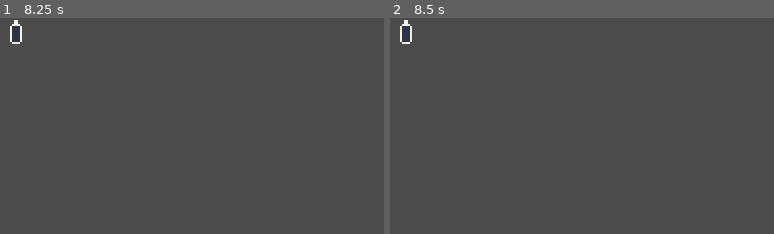
Above: before the commit, frames 1-2 (left to right).
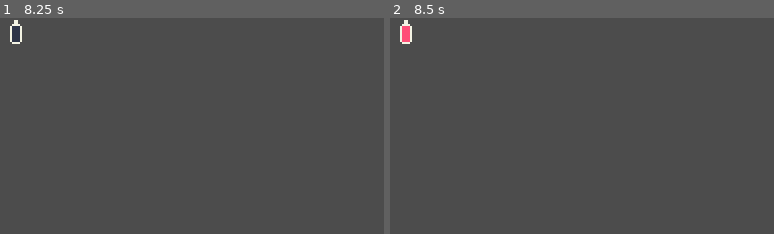
Above: after the commit, the same moments.

Repository: CodePidgy/Time-Step
Game: Godot game, scene res://src/Main/Game.tscn
The game is run twice, just before and just after one commit, with the same random seed, the same clock (stepped at 60 frames per second) and the same inputs.
Inputs (mouse positions are % of the whole screen's width and height, from its top left):
- Up to frame 1 (8.25 s): tap Enter at 0.5 s; move the mouse to (72, 45) at 0.52 s; hold Right mouse button (atk_heavy) 0.53-1.28 s; hold D (move_right) 0.53-2.03 s; tap Space (jump) at 0.77, 1.52, 3.02, 3.77, 4.52, 6.02, 6.77, 7.52 s; move the mouse to (30, 55) at 1.27 s; click (30, 55) at 1.35 s; move the mouse to (60, 28) at 2.02 s; hold A (move_left) 2.03-2.78 s; hold Right mouse button (atk_heavy) 2.03-2.78 s; move the mouse to (45, 70) at 2.77 s; hold D (move_right) 2.78-4.28 s; click (45, 70) at 2.85 s; move the mouse to (80, 65) at 3.52 s; hold Right mouse button (atk_heavy) 3.53-4.28 s; move the mouse to (20, 35) at 4.27 s; hold A (move_left) 4.28-5.03 s; click (20, 35) at 4.35 s; move the mouse to (55, 50) at 5.02 s; hold D (move_right) 5.03-5.78 s; hold Right mouse button (atk_heavy) 5.03-5.78 s; move the mouse to (35, 25) at 5.77 s; hold A (move_left) 5.78-7.28 s; click (35, 25) at 5.85 s; move the mouse to (72, 45) at 6.52 s; hold Right mouse button (atk_heavy) 6.53-7.28 s; move the mouse to (30, 55) at 7.27 s; hold D (move_right) from 7.28 s (still down); click (30, 55) at 7.35 s; move the mouse to (60, 28) at 8.02 s; hold Right mouse button (atk_heavy) from 8.03 s (still down)
- Up to frame 2 (8.5 s): keep holding D (move_right); keep holding Right mouse button (atk_heavy)
The pictures show only the part of the screen within x 0-50%, y 0-50%; the shares and areas given below are measured in that part.

Frame 1 is identical in both runs. In frame 2, 0.2% of the frame differs, in the area x 3-6%, y 3-12%.

Commit message:
Add Battery UI functionality

Diff:
--- a/src/Actor/Enemies/Armstrong/Armstrong.gd
+++ b/src/Actor/Enemies/Armstrong/Armstrong.gd
@@ -45,6 +45,7 @@
 	if SM.state != SM.States.DEAD:
 		SM.state = SM.States.DEAD
 		Globals.GAME.num_enemies -= 1
+		Globals.GAME.BATTERY_UI.change_charge()
 		player_direction = Globals.PLAYER.SPRITE.scale.x
 
 		velocity.x = DEATH_VECTOR.x * player_direction
--- a/src/Interface/BatteryUI.gd
+++ b/src/Interface/BatteryUI.gd
@@ -1,10 +1,14 @@
 extends Control
 
-var battery_3_cell = load("res://assets/art/ui/battery 3 cell/battery 3 cell1.png")
-var battery_1_cell = load("res://assets/art/ui/battery 1 cell/battery 1 cell1.png")
+var battery_3_cell1 = load("res://assets/art/ui/battery 3 cell/battery 3 cell1.png")
+var battery_3_cell2 = load("res://assets/art/ui/battery 3 cell/battery 3 cell2.png")
+var battery_3_cell3 = load("res://assets/art/ui/battery 3 cell/battery 3 cell3.png")
+var battery_3_cell4 = load("res://assets/art/ui/battery 3 cell/battery 3 cell4.png")
+var battery_1_cell1 = load("res://assets/art/ui/battery 1 cell/battery 1 cell1.png")
+var battery_1_cell2 = load("res://assets/art/ui/battery 1 cell/battery 1 cell2.png")
 
-var charge = 0
-var max_charge = 0
+var charge
+var max_charge
 var num_1_cells = 0
 var num_3_cells = 0
 
@@ -13,6 +17,7 @@
 	for i in get_children():
 		i.set_texture(null)
 
+	charge = 0
 	max_charge = Globals.GAME.num_enemies
 
 	num_3_cells = max_charge / 3
@@ -20,9 +25,57 @@
 
 	var current_battery = 1
 	for _i in range(num_3_cells):
-		get_node("Battery" + str(current_battery)).set_texture(battery_3_cell)
+		get_node("Battery" + str(current_battery)).set_texture(battery_3_cell1)
 		current_battery += 1
 
 	for _i in range(num_1_cells):
-		get_node("Battery" + str(current_battery)).set_texture(battery_1_cell)
+		get_node("Battery" + str(current_battery)).set_texture(battery_1_cell1)
 		current_battery += 1
+
+
+func change_charge():
+	var current_battery =  1
+	var node
+	var node_texture
+
+	# Go through all the 3 cell batteries
+	for i in num_3_cells:
+		# Get node of current battery
+		node = get_node("Battery" + str(current_battery))
+		node_texture = node.get_texture()
+		# Not 3/3
+		if node_texture != battery_3_cell4:
+			# 0/3
+			if node_texture == battery_3_cell1:
+				# Set to 1/3
+				node.set_texture(battery_3_cell2)
+			# 1/3
+			elif node_texture == battery_3_cell2:
+				# Set to 2/3
+				node.set_texture(battery_3_cell3)
+			# 2/3
+			elif node_texture == battery_3_cell3:
+				# Set to 3/3
+				node.set_texture(battery_3_cell4)
+			break
+		# Is 3/3
+		elif node_texture == battery_3_cell4:
+			print(node.name + " is full")
+		# Move to next battery
+		current_battery += 1
+
+	# Go through all the 1 cell batteries
+	for i in num_1_cells:
+		# Get node of current battery
+		node = get_node("Battery" + str(current_battery))
+		node_texture = node.get_texture()
+		# Not 1/1
+		if node_texture != battery_1_cell2:
+			# Set to 1/1
+			node.set_texture(battery_1_cell2)
+			break
+		# Is 1/1
+		elif node_texture == battery_1_cell2:
+			print(node.name + " is full")
+		# Move to next battery
+		current_battery += 1
